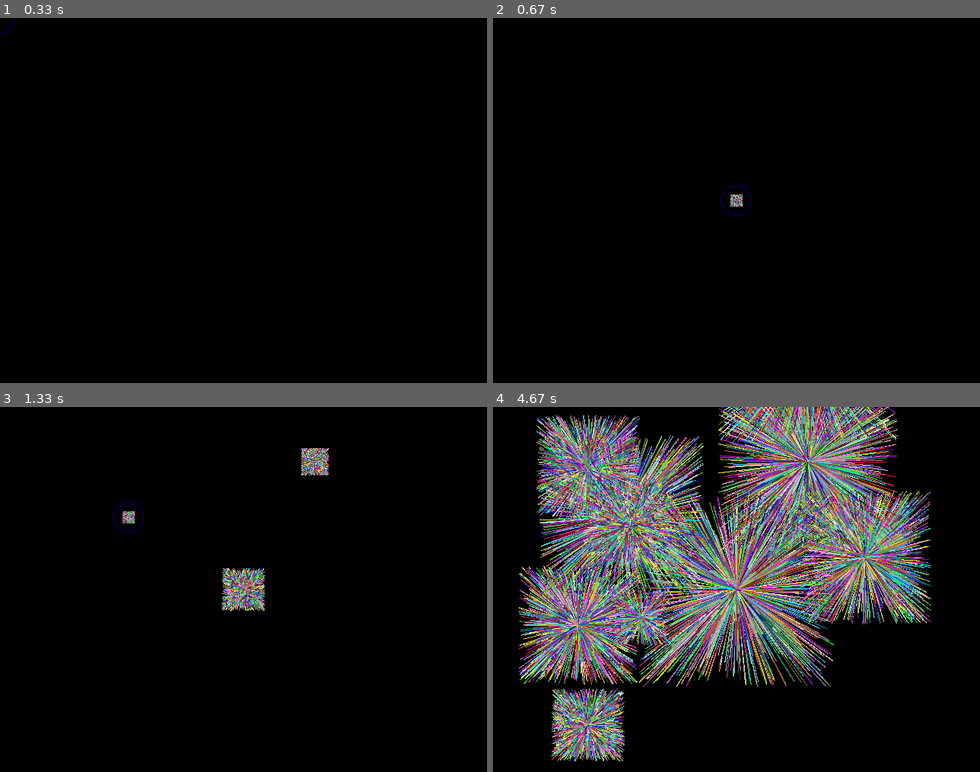
Above: before the commit, frames 1-4 (two rows, left to right).
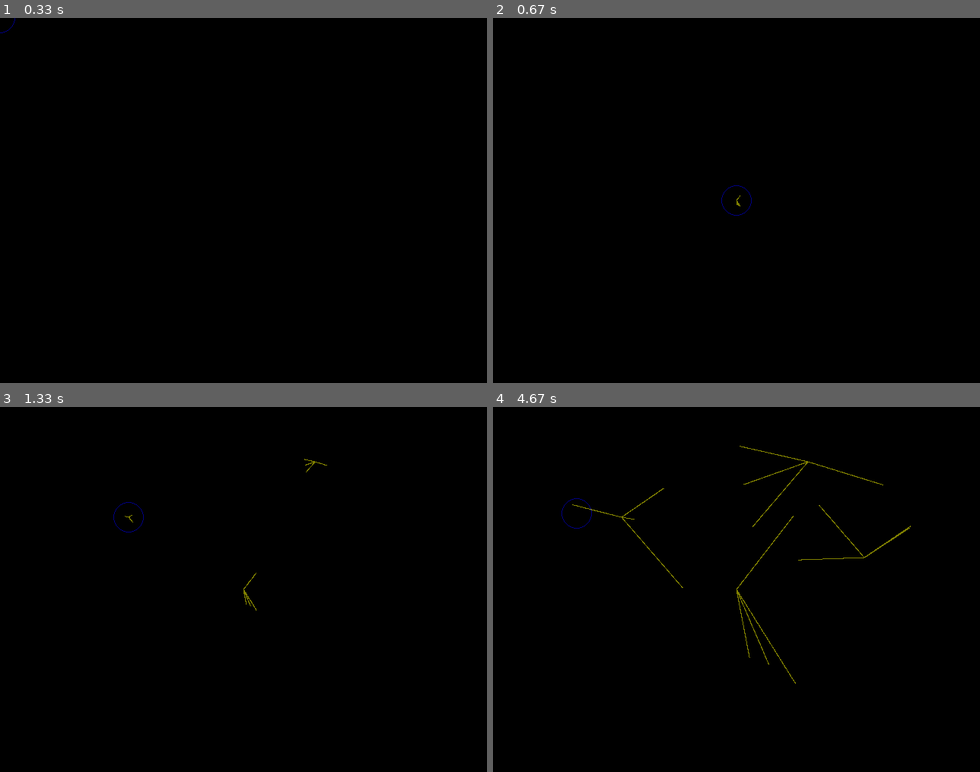
Above: after the commit, the same moments.

Repository: misspellted/enlightened
Game: pygame game, started from launcher.py
Same seed, same stepped clock (60 frames per second), same inputs: the game is played once before the commit and once after it.
Inputs (mouse positions are in pixels of both pictures, inside the frame that each line leads up to):
- Up to frame 1 (0.33 s): no input
- Up to frame 2 (0.67 s): click (736, 200) at 0.38 s
- Up to frame 3 (1.33 s): click (316, 461) at 0.72 s; click (126, 516) at 1.05 s
- Up to frame 4 (4.67 s): right-click (658, 469) at 1.38 s; click (863, 556) at 1.72 s; click (580, 626) at 2.05 s; click (590, 465) at 2.38 s; click (629, 523) at 2.72 s; click (590, 724) at 3.05 s; click (639, 618) at 3.38 s; click (643, 501) at 3.72 s; click (566, 717) at 4.05 s; click (575, 512) at 4.38 s

Frame 1 is identical in both runs. In frame 2, less than 0.1% of the frame differs, in the area x 48-52%, y 48-52%; in frame 3, 1.4%; in frame 4, 46%, in the area x 5-90%, y 0-98%.

Commit message:
Combines emissions/rays::Ray and entities/rays::Ray
Was tired of getting confused.

Diff:
--- a/demos/bouncer.py
+++ b/demos/bouncer.py
@@ -1,21 +1,16 @@
 
 from attributes.rendered import Rendered
-from attributes.updated import Updated
 from demos import PyGameApp, PyGameCursor, DEMO_WINDOW_LENGTH, DEMO_WINDOW_HEIGHT
 from demos.emitter import EmittingCursor
-from entities.rays import Ray
+from entities.rays import BouncingRay, RAY_MAXIMUM_BOUNCES
 from geometry.vertices import Vertex2
 import pygame
-from random import random
 from scenes.pygame import PyGameScene
 
 
-RAY_MAXIMUM_BOUNCES = 2
-
-
 # TODO: Have fun with these! Definitely a particle system in this code, lol!
-MAXIMUM_RAYS = 10240
-RAYS_PER_EMIT = MAXIMUM_RAYS >> 3
+MAXIMUM_RAYS = 16
+RAYS_PER_EMIT = MAXIMUM_RAYS >> 2
 EMIT_COOLDOWN = 1 << 3
 
 
@@ -54,21 +49,6 @@
     rendering = pygame.Surface((self.radius * 2, self.radius * 2))
     pygame.draw.circle(rendering, self.color, (self.radius, self.radius), self.radius, 1)
     return rendering
-
-
-class BouncingRay(Ray):
-  def __init__(self, position, bounces):
-    Ray.__init__(self, position, rayColor=(127, 127, 0))
-    # It's life is based on bounces.
-    self.bounces = bounces
-
-  def alive(self):
-    # Ensure life remains neutral.
-    self.life = 0
-    return 0 < self.bounces
-
-  def onReflection(self):
-    self.bounces -= 1
 
 
 class BouncingCursor(EmittingCursor):
@@ -136,7 +116,7 @@
         # TODO: grab any rays hitting the cursor in grab 'mode'.
 
       for ray in self.rays:
-        ray.update(self.dimensions.tupled())
+        ray.update(space=self.dimensions.tupled())
 
       self.rays = [ray for ray in self.rays if ray.alive()]
 
--- a/demos/emitter.py
+++ b/demos/emitter.py
@@ -108,7 +108,7 @@
         # TODO: grab any rays hitting the cursor in grab 'mode'.
 
       for ray in self.rays:
-        ray.update(self.dimensions.tupled())
+        ray.update(space=self.dimensions.tupled())
 
       self.rays = [ray for ray in self.rays if ray.alive()]
 
--- a/emissions/__init__.py
+++ /dev/null
@@ -1,11 +0,0 @@
-
-
-class Emitter:
-  def __init__(self):
-    self.emissions = list()
-
-  def emit(self):
-    pass
-
-  def update(self, msTimeSinceStart, space):
-    pass
--- a/emissions/rays.py
+++ /dev/null
@@ -1,69 +0,0 @@
-
-
-from geometry.lines import Segment
-from attributes.living import Living
-from attributes.moving import Moving2
-from entities import Entity
-from random import random
-from utilities import reflect
-from pygame.draw import line as aline, aaline
-
-
-MAXIMUM_TRAIL_LENGTH = 500
-
-
-class Ray(Living, Moving2, Entity):
-  def __init__(self, life, position, rayColor, trailLength=MAXIMUM_TRAIL_LENGTH):
-    Moving2.__init__(self, position, (random() - 0.5, random() - 0.5))
-    self.life = 0 if life < 0 else life
-    self.rayColor = rayColor
-    self.trail = list()
-    self.trailLength = trailLength if 0 <= trailLength <= MAXIMUM_TRAIL_LENGTH else MAXIMUM_TRAIL_LENGTH
-
-  def alive(self):
-    return 0 < self.life
-
-  def bounce(self):
-    pass # Do nothing on the notification that a bounce occurred.
-
-  def live(self, **kwargs):
-    space = kwargs["space"] if "space" in kwargs else None
-
-    if space:
-      lastPosition = self.position
-      # print(f"[{self.velocity.x, self.velocity.y}] @ ({self.position.x}, {self.position.y})")
-
-      # Project the ray's future position.
-      # projected = self.projectBy(self.velocity)
-
-      # TODO: Check the boundaries here.
-
-      # Reflect the ray if necessary.
-      self.position.x, self.velocity.x = reflect(0, self.position.x, self.velocity.x, space[0])
-      self.position.y, self.velocity.y = reflect(0, self.position.y, self.velocity.y, space[1])
-
-      # print(f"[{self.velocity.x, self.velocity.y}] @ ({self.position.x}, {self.position.y})")
-
-      while self.trailLength < len(self.trail):
-        self.trail.pop(0)
-
-      self.trail.append(Segment(lastPosition, self.position))
-
-      self.life -= 1
-
-  def update(self, **kwargs):
-    if self.alive():
-      self.live(**kwargs)
-
-    return self.alive()
-
-  def draw(self, surface):
-    # for segment in self.trail:
-    segment = self.trail[-1]
-    debut = segment.debut.tupled()
-    arret = segment.arret.tupled()
-    try:
-      aline(surface, self.rayColor, debut, arret)
-      # aaline(surface, self.rayColor, debut, arret)
-    except TypeError as oops:
-      print(f"Failed at {debut} -> {arret}: {oops}!")
--- a/entities/rays.py
+++ b/entities/rays.py
@@ -1,10 +1,14 @@
 
 
 from attributes.living import Living
-import pygame
+from attributes.moving import Moving2
+from entities import Entity
+from geometry.lines import Segment
+from pygame.draw import line as aline, aaline
 from random import random
 
 
+RAY_MAXIMUM_BOUNCES = 4
 RAY_MAXIMUM_LIFE = 2000
 RAY_TRAIL_LENGTH = 500
 
@@ -24,15 +28,16 @@
   return (next, modified)
 
 
-class Ray:
-  def __init__(self, position, rayColor=None):
+class Ray(Living, Moving2, Entity):
+  def __init__(self, position, rayColor=None, trailLength=RAY_TRAIL_LENGTH):
+    Moving2.__init__(self, position, (random() - 0.5, random() - 0.5))
+
     self.lastPosition = None
-    self.position = position
-    self.velocity = (random() - 0.5, random() - 0.5)
     self.rayColor = rayColor if rayColor else (int(random() * 255), int(random() * 255), int(random() * 255))
     self.life = int(random() * RAY_MAXIMUM_LIFE)
     # self.life = RAY_MAXIMUM_LIFE
     self.trail = list()
+    self.trailLength = trailLength if 0 <= trailLength <= RAY_TRAIL_LENGTH else MAXIMUM_TRAIL_LENGTH
 
   def alive(self):
     return 0 < self.life
@@ -45,40 +50,60 @@
 
     if space:
       # Track only the last few positions.
-      self.trail = self.trail[:-(RAY_TRAIL_LENGTH - 1)]
+      self.trail = self.trail[:-(self.trailLength - 1)]
 
       self.lastPosition = self.position
-      px, py = self.position
-      lvx, lvy = self.velocity
-
-      # print(f"[{lvx, lvy}] @ ({px}, {py})")
+      lastVelocity = self.velocity
 
       # Reflect the ray if necessary.
-      px, nvx = reflect(0, px, lvx, space[0])
-      py, nvy = reflect(0, py, lvy, space[1])
+      px, vx = reflect(0, self.position.x, self.velocity.x, space[0])
+      py, vy = reflect(0, self.position.y, self.velocity.y, space[1])
 
-      if lvx != nvx or lvy != nvy:
+      if self.velocity.x != vx or self.velocity.y != vy:
         self.onReflection()
 
-      # print(f"[{nvx, nvy}] @ ({px}, {py})")
+      # TODO: Use perception (do a perception check! lol) to determine
+      # near-by entities that might cause interfere with the projection.
 
-      self.position = (px, py)
-      self.velocity = (nvx, nvy)
+      # Project the ray's future position.
+      # projected = self.projectBy(self.velocity)
+
+      self.position.x = px
+      self.position.y = py
+      self.velocity.x = vx
+      self.velocity.y = vy
       self.life -= 1
 
       # Add the latest segement.
-      self.trail.append((self.lastPosition, self.position))
+      self.trail.append(Segment(self.lastPosition, self.position))
 
-  def update(self, space):
+  def update(self, **kwargs):
     if self.alive():
-      self.live(space=space)
+      self.live(**kwargs)
 
   def draw(self, surface):
     for segment in self.trail:
+      debut = segment.debut.tupled()
+      arret = segment.arret.tupled()
       try:
-        pygame.draw.line(surface, self.rayColor, segment[0], segment[1])
-        # pygame.draw.aaline(surface, self.rayColor, segment[0], segment[1])
+        aline(surface, self.rayColor, debut, arret)
+        # aaline(surface, self.rayColor, debut, arret)
       except TypeError as oops:
-        print(f"Failed at {segment[0]} -> {segment[1]}!")
+        print(f"Failed at {debut} -> {arret}: {oops}!")
         self.life = 0 # Unable to draw, therefore, life is forefeit.
         break
+
+
+class BouncingRay(Ray):
+  def __init__(self, position, bounces, trailLength=RAY_TRAIL_LENGTH):
+    Ray.__init__(self, position, rayColor=(127, 127, 0), trailLength=trailLength)
+    # It's life is based on bounces.
+    self.bounces = bounces
+
+  def alive(self):
+    # Ensure life remains neutral.
+    self.life = 0
+    return 0 < self.bounces
+
+  def onReflection(self):
+    self.bounces -= 1
--- a/geometry/vertices.py
+++ b/geometry/vertices.py
@@ -9,6 +9,22 @@
 
   def copy(self):
     return Vertex(*self.coordinates)
+
+  def __eq__(self, other):
+    equal = isinstance(other, Vertex)
+
+    if equal:
+      # True equality demands equal dimensions.
+      equal = len(self.coordinates) == len(other.coordinates)
+
+    if equal:
+      for dimension in range(len(self.coordinates)):
+        equal = self.coordinates[dimension] == other.coordinates[dimension]
+
+        if not equal:
+          break
+
+    return equal
 
   # ================================
   # Translation Operations
--- a/launcher.py
+++ b/launcher.py
@@ -1,8 +1,8 @@
 
 
 # from demos.painter import PaintingDemo as Demo
-from demos.emitter import EmittingDemo as Demo
-# from demos.bouncer import BouncingDemo as Demo
+# from demos.emitter import EmittingDemo as Demo
+from demos.bouncer import BouncingDemo as Demo
 
 
 WINDOW_LENGTH = 640
